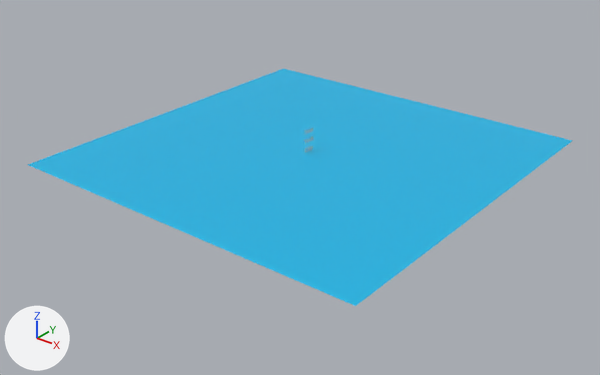
Two versions of the Blender file new_york_city.blend, one commit apart.
Before and after are seen from a camera (50 mm lens) standing at (48.6, -62.2, 34.0) and looking at (0.6, -2.2, -3.2). Every picture has the same lights, and +X, +Y and +Z are marked at lower left.
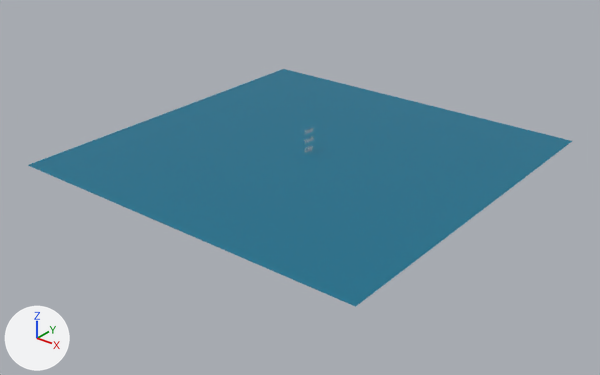
Patch to the scene script:
```diff
--- a/new_york_city.blend.py
+++ b/new_york_city.blend.py
@@ mat_material_001 @@
 mat_material_001 = principled_material('Material.001')
-mat_material_001.base_color = (0.00253, 0.477, 0.8)  # cyan #08b8e7
+mat_material_001.base_color = (0.00156, 0.164, 0.27)  # cyan #05718e
@@ ob_plane @@
 ob_plane = bpy.data.objects.new('Plane', me_plane)
-ob_plane.location = (0.0, 0.0, -0.14)
+ob_plane.location = (0.0, 0.0, -0.19)
 ob_plane.scale = (20.0, 20.0, 20.0)
```

Changed parts and their boxes (x1, y1, x2, y2) in the pictures (600 x 375 px):
'Plane', recoloured, moved
    before: (28, 69, 572, 306)
    after: (28, 69, 572, 307)
